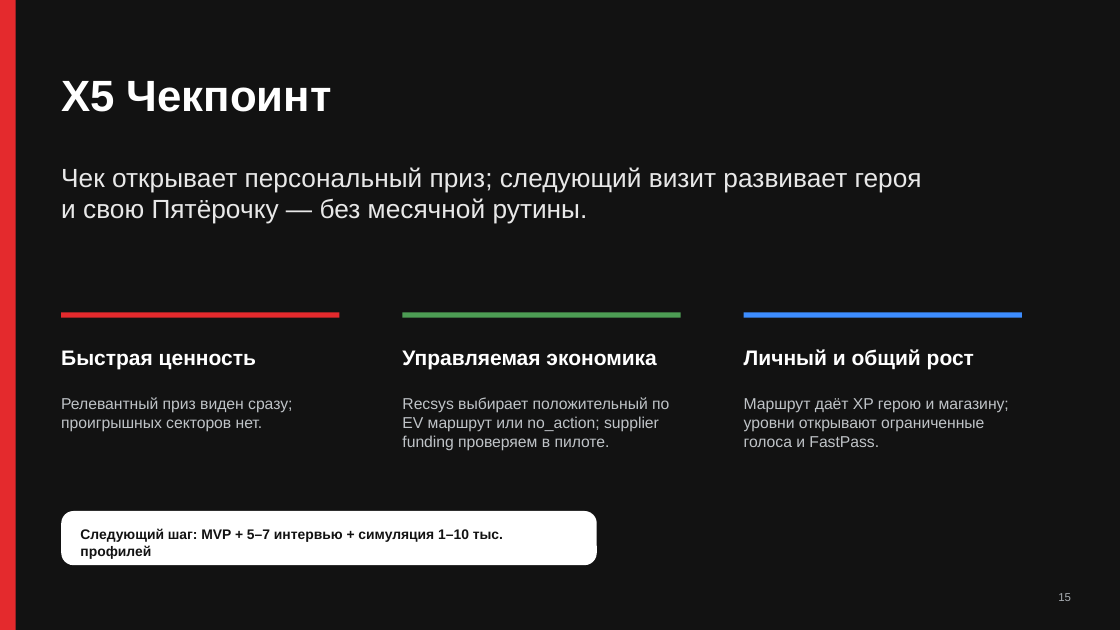
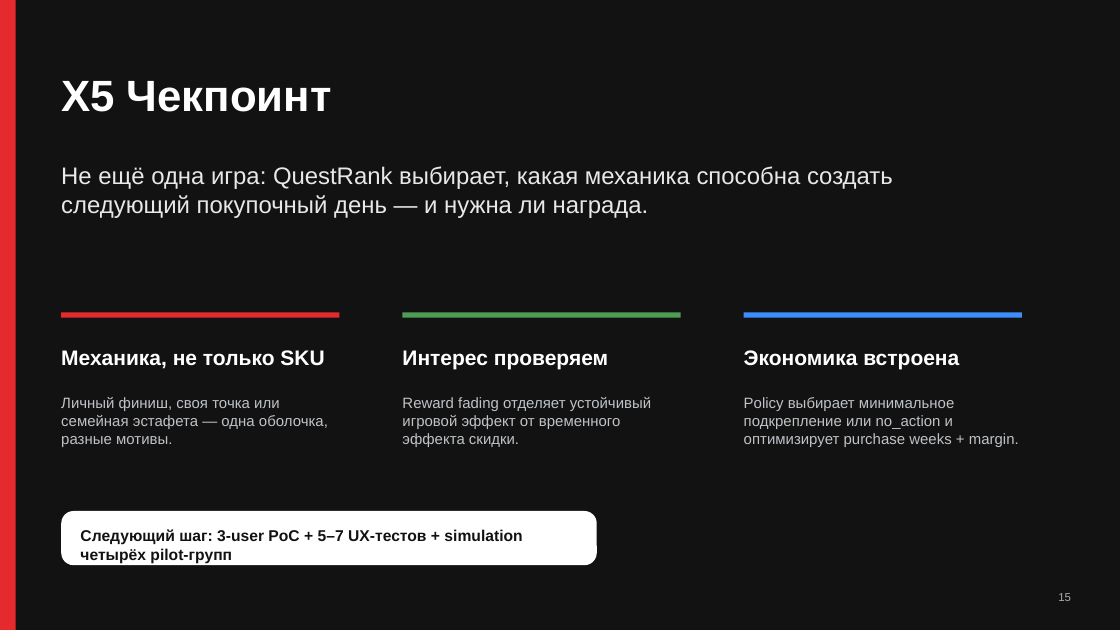
Before and after one commit to m4themagics/x5-loyalty-system, a slide deck: slide 15 of docs/project/deck.pptx. Drawn at 1120x630 pixels with LibreOffice and Linux fonts; fonts in the diff are those of the drawing. Boxes give left, top, right and bottom in pixels: in the first picture for what was removed or moved away, otherwise in the second. Text is boxed around its words. In the diff, an @@ line names an element or a change of style, - is before the commit and + after.

```diff
--- a/docs/project/deck.pptx
+++ b/docs/project/deck.pptx
@@ text at <box>61,166,893,218</box>: text changed; size 22.5 to 20.5 pt @@
-Чек открывает персональный приз; следующий визит развивает героя и свою Пятёрочку — без месячной рутины.
+Не ещё одна игра: QuestRank выбирает, какая механика способна создать следующий покупочный день — и нужна ли награда.
@@ text at <box>61,350,324,369</box>: text changed @@
-Быстрая ценность
+Механика, не только SKU
@@ text at <box>402,350,608,370</box>: text changed @@
-Управляемая экономика
+Интерес проверяем
@@ text at <box>744,350,959,370</box>: text changed @@
-Личный и общий рост
+Экономика встроена
@@ text at <box>61,397,328,447</box>: text changed; size 13.5 to 12.8 pt @@
-Релевантный приз виден сразу; проигрышных секторов нет.
+Личный финиш, своя точка или семейная эстафета — одна оболочка, разные мотивы.
@@ text at <box>402,397,651,447</box>: text changed; size 13.5 to 12.8 pt @@
-Recsys выбирает положительный по EV маршрут или no_action; supplier funding проверяем в пилоте.
+Reward fading отделяет устойчивый игровой эффект от временного эффекта скидки.
@@ text at <box>744,397,1019,447</box>: text changed; size 13.5 to 12.8 pt @@
-Маршрут даёт XP герою и магазину; уровни открывают ограниченные голоса и FastPass.
+Policy выбирает минимальное подкрепление или no_action и оптимизирует purchase weeks + margin.
@@ text at <box>80,529,522,563</box>: text changed; size 11.9 to 13.4 pt @@
-Следующий шаг: MVP + 5–7 интервью + симуляция 1–10 тыс. профилей
+Следующий шаг: 3-user PoC + 5–7 UX-тестов + simulation четырёх pilot-групп
```
Also in this commit, not shown: 11 other slides changed, 3 slides added, 3 slides removed, 3 other files.
